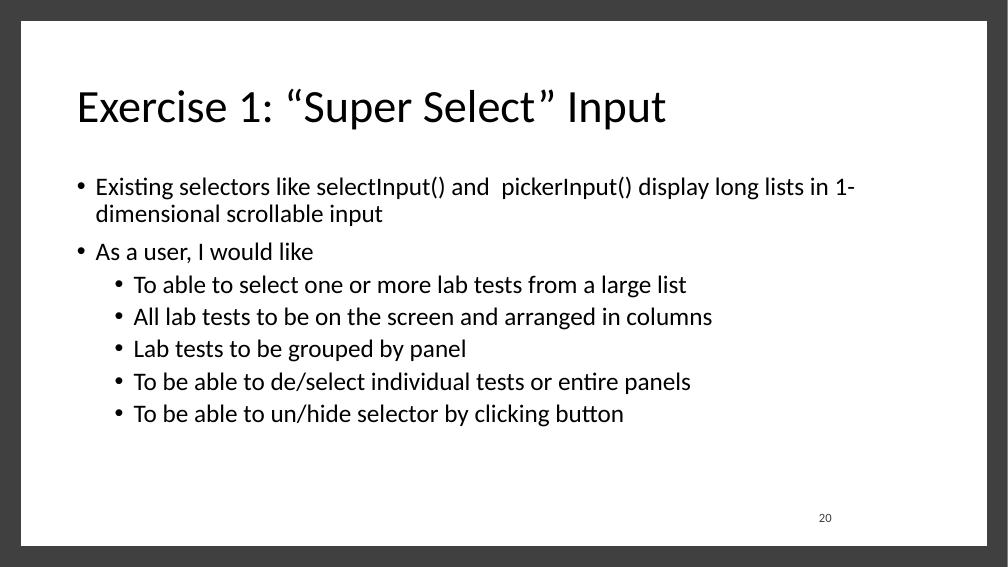
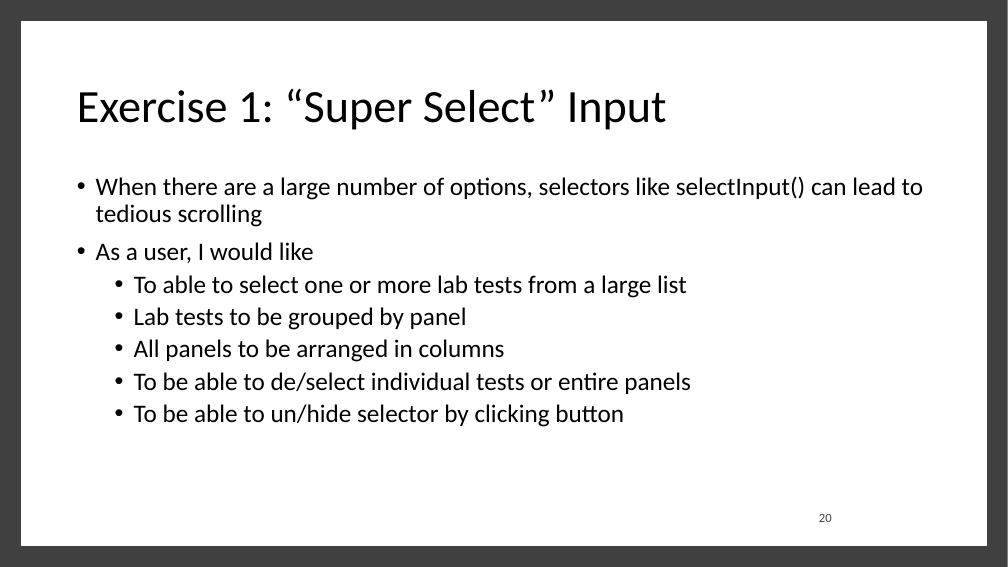
Before and after one commit to rdavidhall3/r-pharma-js-toolchain-2022, a slide deck: slide 20 of workshop/RPharma_2022_Hall_v2.pptx. Drawn at 1008x567 pixels with LibreOffice and Linux fonts; fonts in the diff are those of the drawing. Boxes give left, top, right and bottom in pixels: in the first picture for what was removed or moved away, otherwise in the second. Text is boxed around its words. In the diff, an @@ line names an element or a change of style, - is before the commit and + after.

```diff
--- a/workshop/RPharma_2022_Hall_v2.pptx
+++ b/workshop/RPharma_2022_Hall_v2.pptx
@@ text at bbox=[96, 176, 923, 227]: text changed @@
-• Existing selectors like selectInput() and pickerInput() display long lists in 1-dimensional scrollable input
+• When there are a large number of options, selectors like selectInput() can lead to tedious scrolling
@@ text at bbox=[134, 307, 712, 330]: paragraph removed @@
-  • All lab tests to be on the screen and arranged in columns
@@ text at bbox=[134, 339, 505, 362]: paragraph added @@
+  • All panels to be arranged in columns
```
Also in this commit, not shown: 9 other slides changed, 1 slide added, 2 other files.
